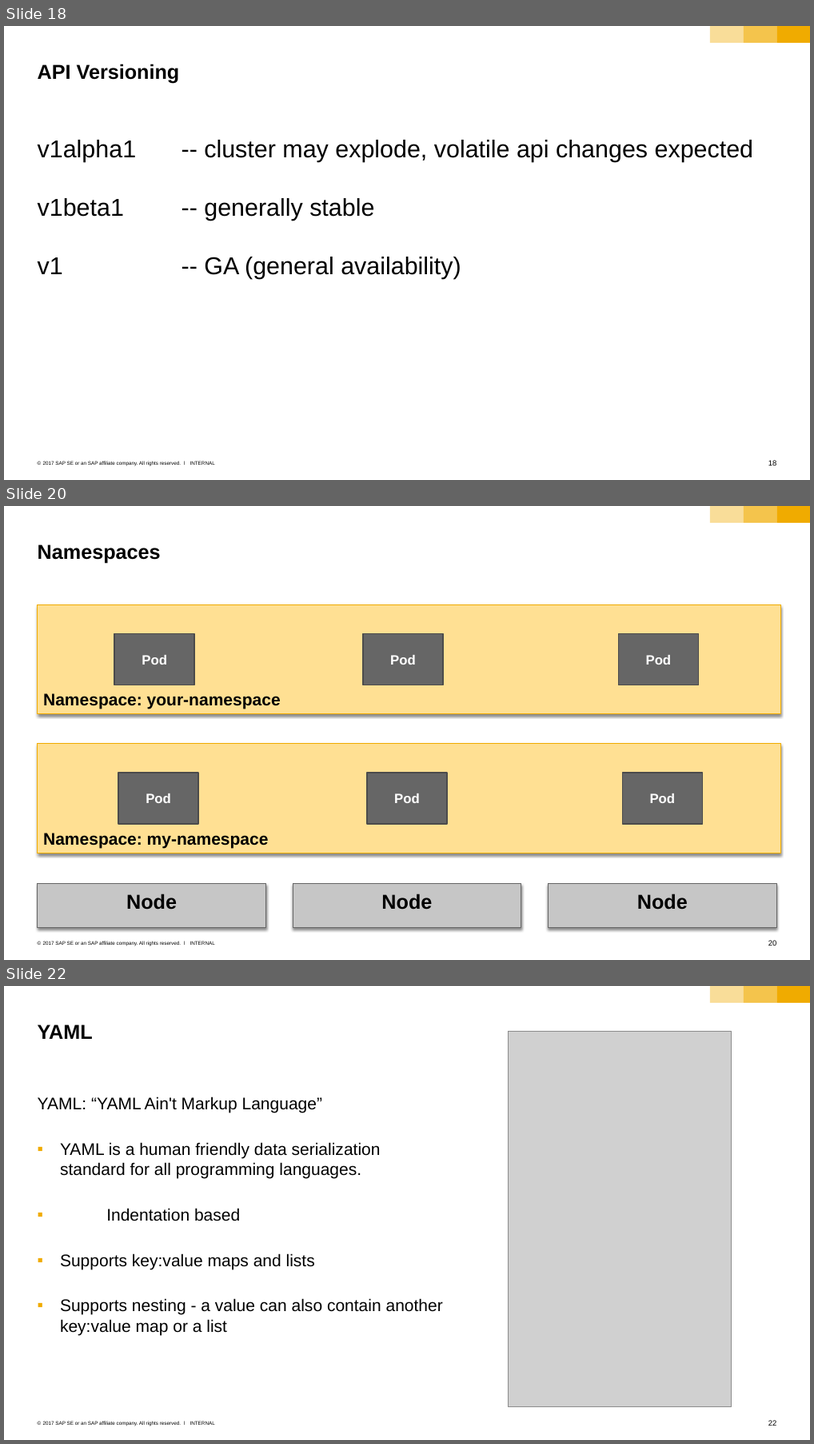
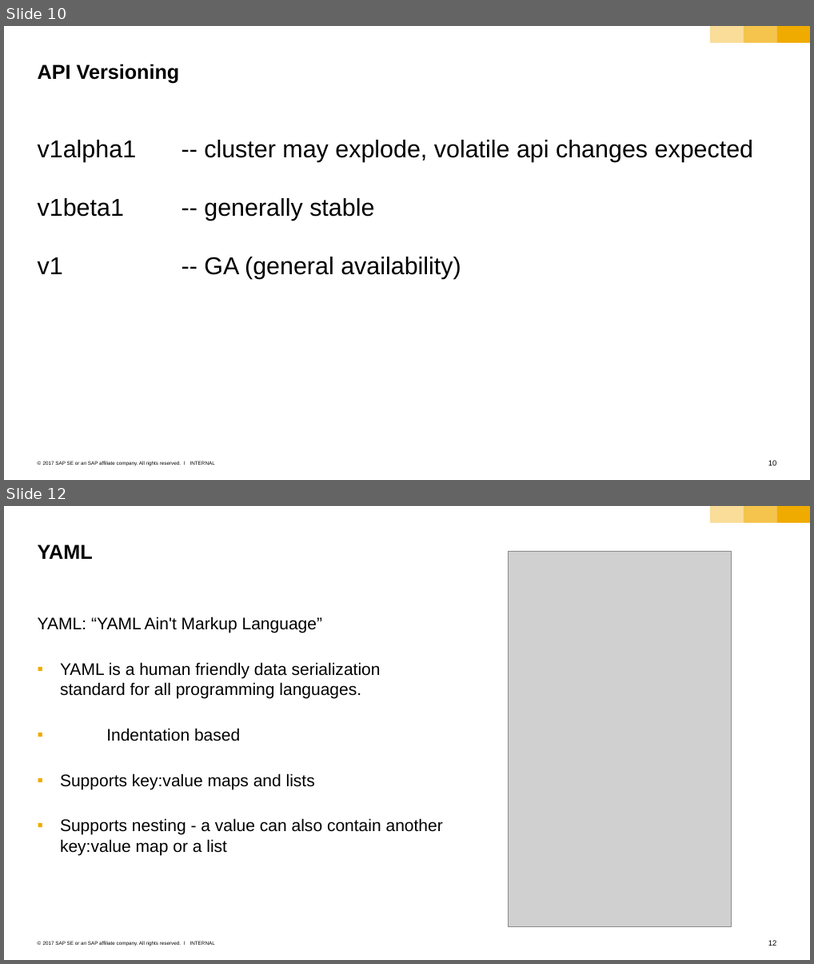
Before and after one commit to cuijiyao01/docker-k8s-training, a slide deck: kubernetes/01_k8s_core_components.pptx. Shown one above the other, each under a label of ours: slides 18, 20 and 22 before the commit, slides 10 and 12 after it; the slides between them are not shown. The pictures are 814x1444 and 814x964 pixels, drawn with LibreOffice and Linux fonts; fonts in the diff are those of the drawing; grey boxes stand for pictures. Boxes give left, top, right and bottom in pixels: in the first picture for what was removed or moved away, otherwise in the second. Text is boxed around its words. In the diff, an @@ line names an element or a change of style, - is before the commit and + after.

```diff
--- a/kubernetes/01_k8s_core_components.pptx
+++ b/kubernetes/01_k8s_core_components.pptx
@@ slide 20 removed at (4, 506, 810, 960), background #FFFFFF; not listed: 6 template elements that a slide beside it also shows @@
@@ title removed at (38, 544, 161, 564) @@
-Namespaces
@@ rectangle removed at (38, 604, 781, 714) @@
-Namespace: your-namespace
@@ rectangle removed at (114, 633, 194, 685) @@
-Pod
@@ rectangle removed at (363, 633, 443, 685) @@
-Pod
@@ rectangle removed at (618, 633, 698, 685) @@
-Pod
@@ rectangle removed at (38, 744, 781, 853) @@
-Namespace: my-namespace
@@ rectangle removed at (118, 772, 198, 824) @@
-Pod
@@ rectangle removed at (367, 772, 447, 824) @@
-Pod
@@ rectangle removed at (622, 772, 702, 824) @@
-Pod
@@ rectangle removed at (38, 884, 266, 927) @@
-Node
@@ rectangle removed at (293, 884, 522, 927) @@
-Node
@@ rectangle removed at (548, 884, 777, 927) @@
-Node
@@ what was slide 18 is now slide 10 @@
@@ what was slide 22 is now slide 12 @@
@@ page number at (769, 940, 778, 945): text changed @@
-22
+12
```
Also in this commit, not shown: 3 slides changed, 1 slide added, 9 other slides removed.
